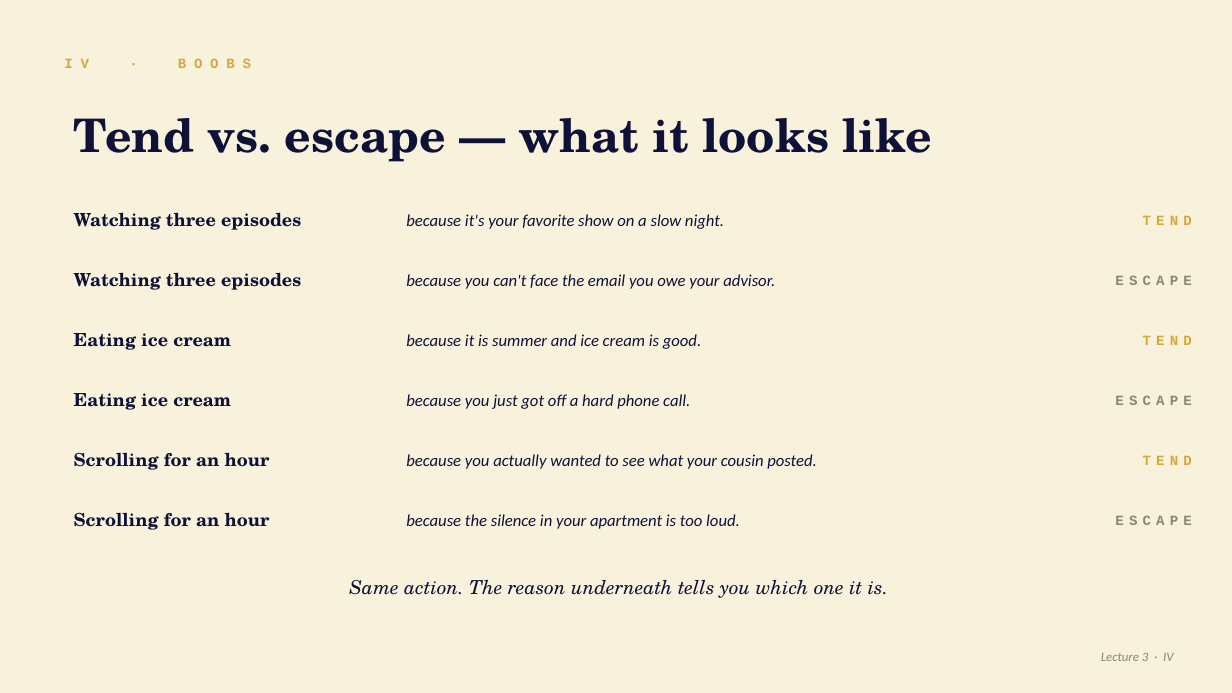
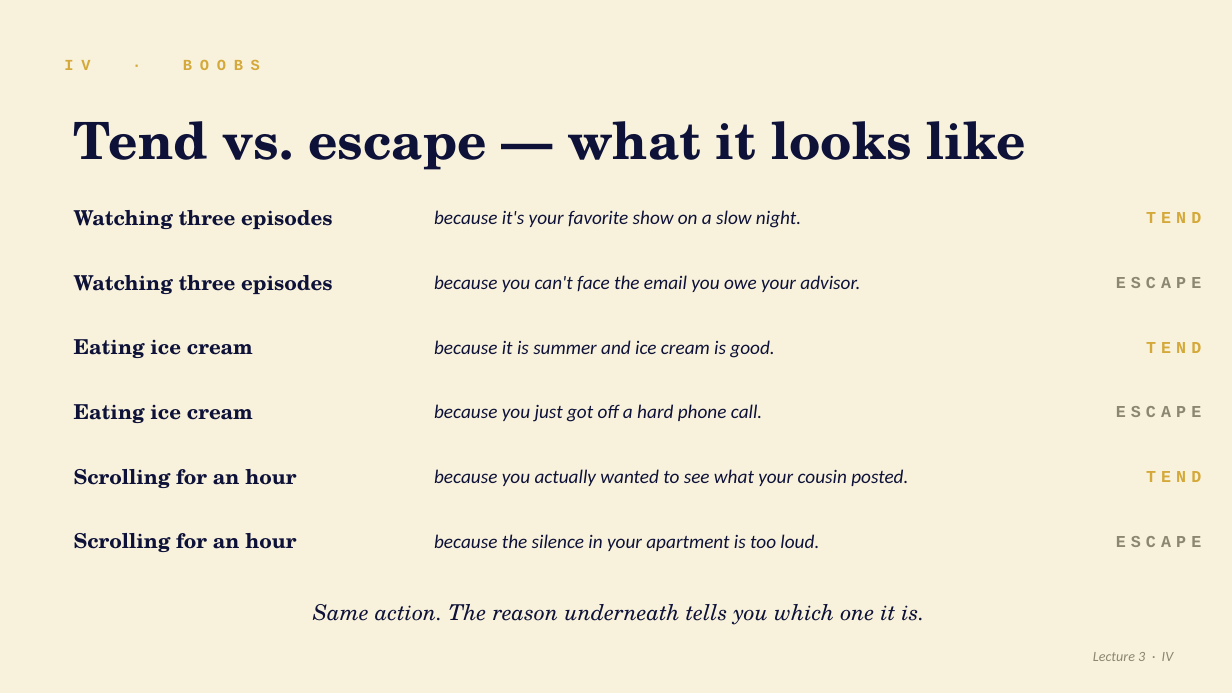
Before and after one commit to DerekSleepfield/webs-aight, a slide deck: slide 15 of assets/the-4b-framework.pptx. Drawn at 1232x693 pixels with LibreOffice and Linux fonts; fonts in the diff are those of the drawing. Boxes give left, top, right and bottom in pixels: in the first picture for what was removed or moved away, otherwise in the second. Text is boxed around its words. In the diff, an @@ line names an element or a change of style, - is before the commit and + after.

```diff
--- a/assets/the-4b-framework.pptx
+++ b/assets/the-4b-framework.pptx
@@ text "IV · BOOBS" at (55,46,1165,83): size 11 to 12 pt @@
@@ text "Tend vs. escape — what ..." at (74,121,1026,170): size 36 to 40 pt @@
@@ text "because it's your favorite show ...": place and size @@
-text "because it's your favorite show ..." at (406,214,724,229)
+text "because it's your favorite show ..." at (434,210,801,228)
@@ text "because you can't face the ...": place and size @@
-text "because you can't face the ..." at (406,274,775,289)
+text "because you can't face the ..." at (434,275,860,292)
@@ text "because it is summer and ...": place and size @@
-text "because it is summer and ..." at (406,334,701,349)
+text "because it is summer and ..." at (434,340,774,358)
@@ text "TEND": place and size @@
-text "TEND" at (1143,335,1192,345)
+text "TEND" at (1146,342,1201,353)
@@ text "Eating ice cream": place and size @@
-text "Eating ice cream" at (74,393,231,410)
+text "Eating ice cream" at (74,404,253,423)
@@ text "because you just got off ...": place and size @@
-text "because you just got off ..." at (406,394,690,409)
+text "because you just got off ..." at (434,404,762,422)
@@ text "ESCAPE": place and size @@
-text "ESCAPE" at (1115,395,1192,405)
+text "ESCAPE" at (1116,406,1202,417)
@@ text "Scrolling for an hour": place and size @@
-text "Scrolling for an hour" at (74,452,270,470)
+text "Scrolling for an hour" at (74,469,296,488)
@@ text "because you actually wanted to ...": place and size @@
-text "because you actually wanted to ..." at (406,454,816,469)
+text "because you actually wanted to ..." at (434,469,908,486)
@@ text "TEND": place and size @@
-text "TEND" at (1143,455,1192,465)
+text "TEND" at (1146,471,1201,482)
@@ size 14 to 16 pt in 6 elements at (74,210,332,229), (74,275,332,294), (74,339,253,358), (74,404,253,423), (74,469,296,488), (74,533,296,552) @@
@@ text "Scrolling for an hour": place and size @@
-text "Scrolling for an hour" at (74,512,270,530)
+text "Scrolling for an hour" at (74,533,296,552)
@@ size 13 to 15 pt in 6 elements at (434,210,801,228), (434,275,860,292), (434,340,774,358), (434,404,762,422), (434,469,908,486), (434,534,819,551) @@
@@ text "because the silence in your ...": place and size @@
-text "because the silence in your ..." at (406,514,740,529)
+text "because the silence in your ..." at (434,534,819,551)
@@ size 11 to 13 pt in 6 elements at (1146,212,1201,223), (1116,277,1202,288), (1146,342,1201,353), (1116,406,1202,417), (1146,471,1201,482), (1116,536,1202,547) @@
@@ text "ESCAPE": place and size @@
-text "ESCAPE" at (1115,515,1192,525)
+text "ESCAPE" at (1116,536,1202,547)
@@ text "Same action. The reason underneath ...": place and size @@
-text "Same action. The reason underneath ..." at (349,580,888,598)
+text "Same action. The reason underneath ..." at (313,604,925,625)
@@ text "Same action. The reason underneath ..." at (313,604,925,625): size 15 to 17 pt @@
@@ text "Lecture 3 · IV" at (1093,652,1174,661): size 10 to 11 pt @@
```
Also in this commit, not shown: 17 other slides changed, 1 other file.
